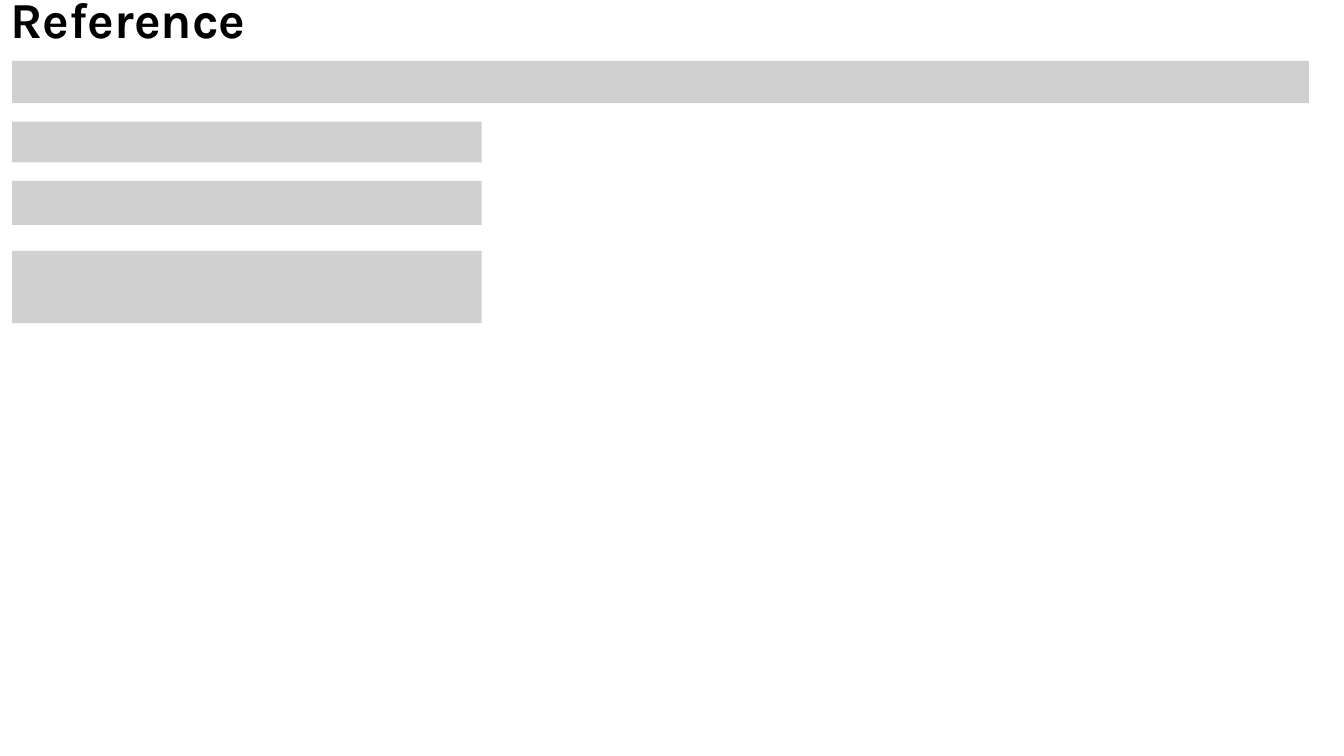
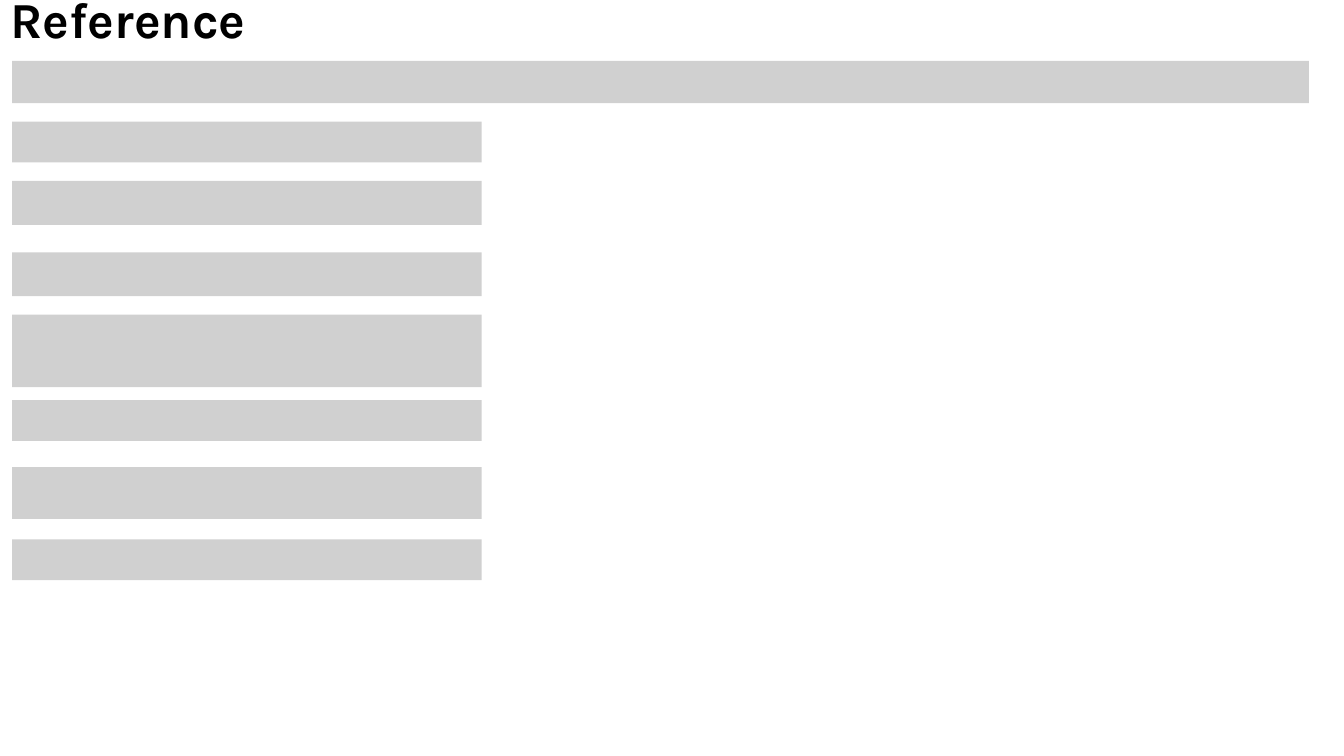
Before and after one commit to sss0933777958-afk/FEM_sim, a slide deck: slide 23 of magnetic_sim/ANSYS/main/figures/Paper_fig_V5.pptx (slide 16 before the commit). Drawn at 1344x756 pixels with LibreOffice and Linux fonts; fonts in the diff are those of the drawing; grey boxes stand for pictures. Boxes give left, top, right and bottom in pixels: in the first picture for what was removed or moved away, otherwise in the second. Text is boxed around its words. In the diff, an @@ line names an element or a change of style, - is before the commit and + after.

```diff
--- a/magnetic_sim/ANSYS/main/figures/Paper_fig_V5.pptx
+++ b/magnetic_sim/ANSYS/main/figures/Paper_fig_V5.pptx
@@ picture: place and size @@
-picture at box(12, 251, 482, 324)
+picture at box(12, 252, 482, 295)
@@ picture added at box(12, 315, 482, 387) @@
@@ picture added at box(12, 400, 482, 441) @@
@@ picture added at box(12, 467, 482, 518) @@
@@ picture added at box(12, 539, 482, 580) @@
```
Also in this commit, not shown: 8 other slides changed, 7 slides added, 33 other files.
